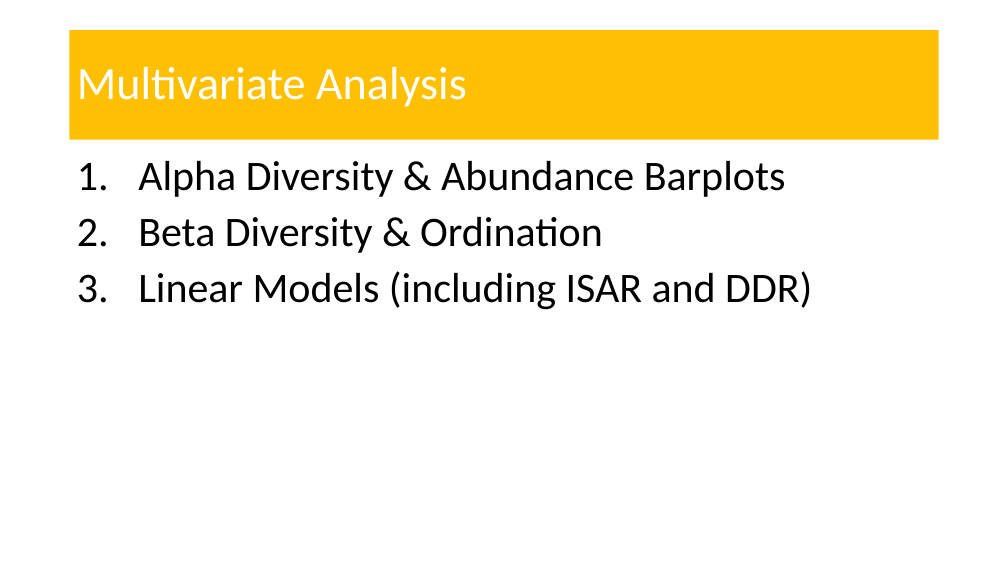
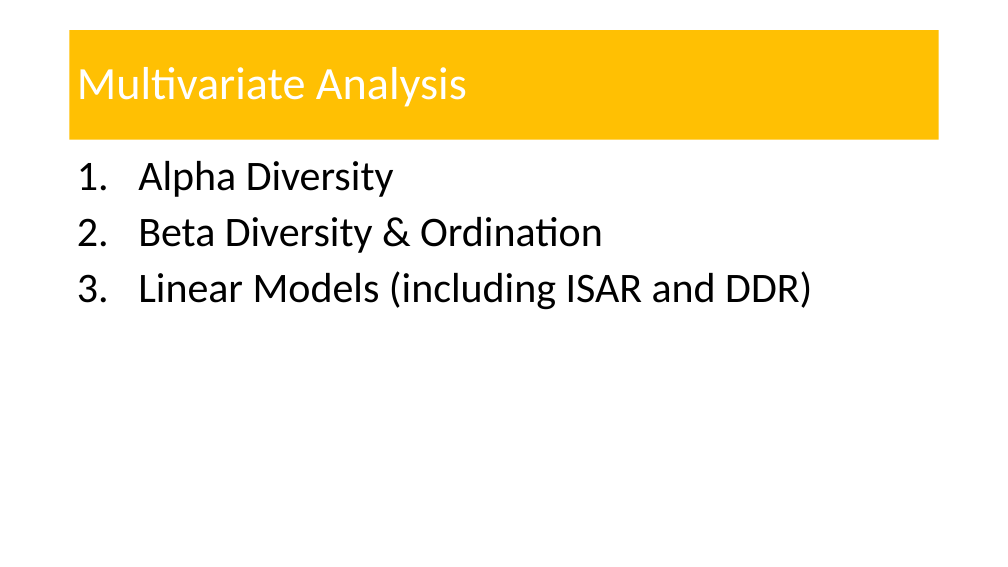
Before and after one commit to amysolman/PhD, a slide deck: slide 11 of Projects/Chapter1/community-assembly.pptx. Drawn at 1008x567 pixels with LibreOffice and Linux fonts; fonts in the diff are those of the drawing. Boxes give left, top, right and bottom in pixels: in the first picture for what was removed or moved away, otherwise in the second. Text is boxed around its words. In the diff, an @@ line names an element or a change of style, - is before the commit and + after.

Commit message:
Analysis Scripts Update

```diff
--- a/Projects/Chapter1/community-assembly.pptx
+++ b/Projects/Chapter1/community-assembly.pptx
@@ text at (138,161,394,197): text changed @@
-1. Alpha Diversity & Abundance Barplots
+1. Alpha Diversity
```
Also in this commit, not shown: 4 other slides changed, 3 slides added, 23 other files.
